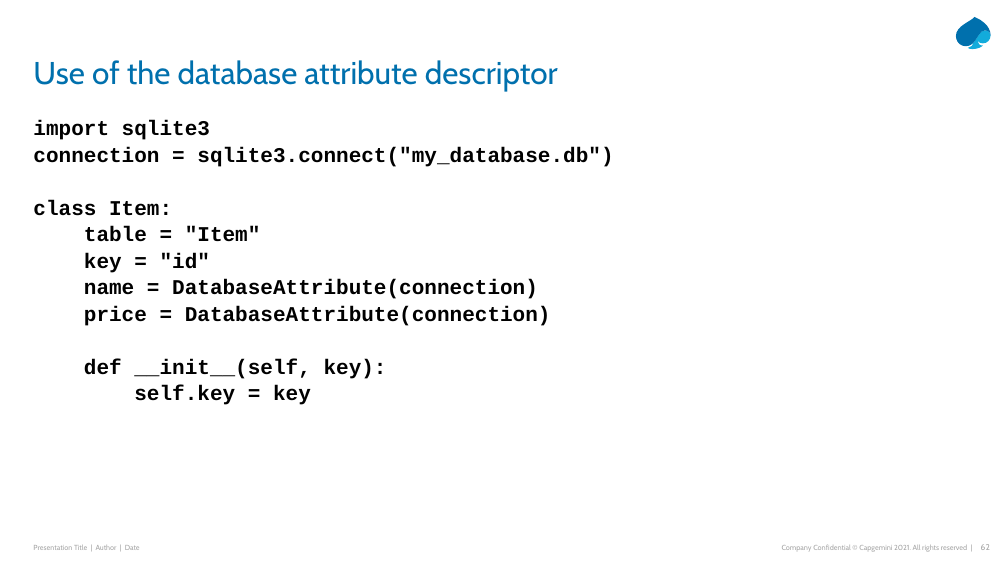
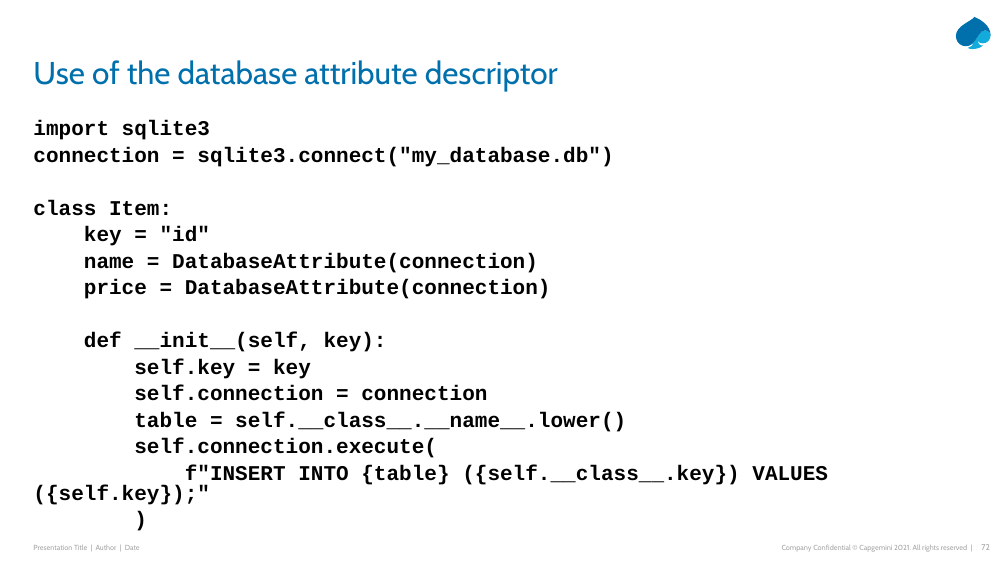
Before and after one commit to Python-Masterclass/Descriptors, a slide deck: slide 72 of Masterclass-6-descriptors.pptx (slide 62 before the commit). Drawn at 1008x567 pixels with LibreOffice and Linux fonts; fonts in the diff are those of the drawing. Boxes give left, top, right and bottom in pixels: in the first picture for what was removed or moved away, otherwise in the second. Text is boxed around its words. In the diff, an @@ line names an element or a change of style, - is before the commit and + after.

```diff
--- a/Masterclass-6-descriptors.pptx
+++ b/Masterclass-6-descriptors.pptx
@@ text at (x1=84, y1=226, x2=261, y2=242): paragraph removed @@
-table = "Item"
@@ text at (x1=33, y1=385, x2=828, y2=505): paragraphs added @@
+self.connection = connection
+table = self.__class__.__name__.lower()
+self.connection.execute(
+f"INSERT INTO {table} ({self.__class__.key}) VALUES ({self.key});"
+)
@@ page number at (x1=981, y1=544, x2=990, y2=550): text changed @@
-62
+72
```
Also in this commit, not shown: 23 other slides changed, 12 slides added, 1 slide removed, 22 other files.
